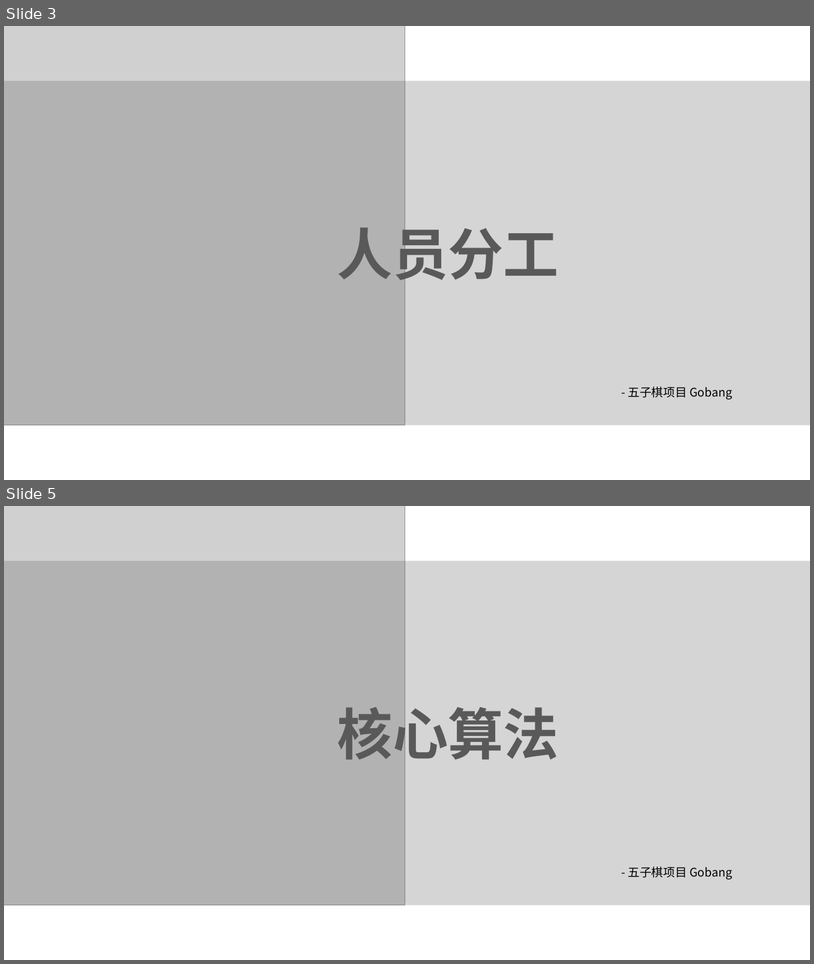
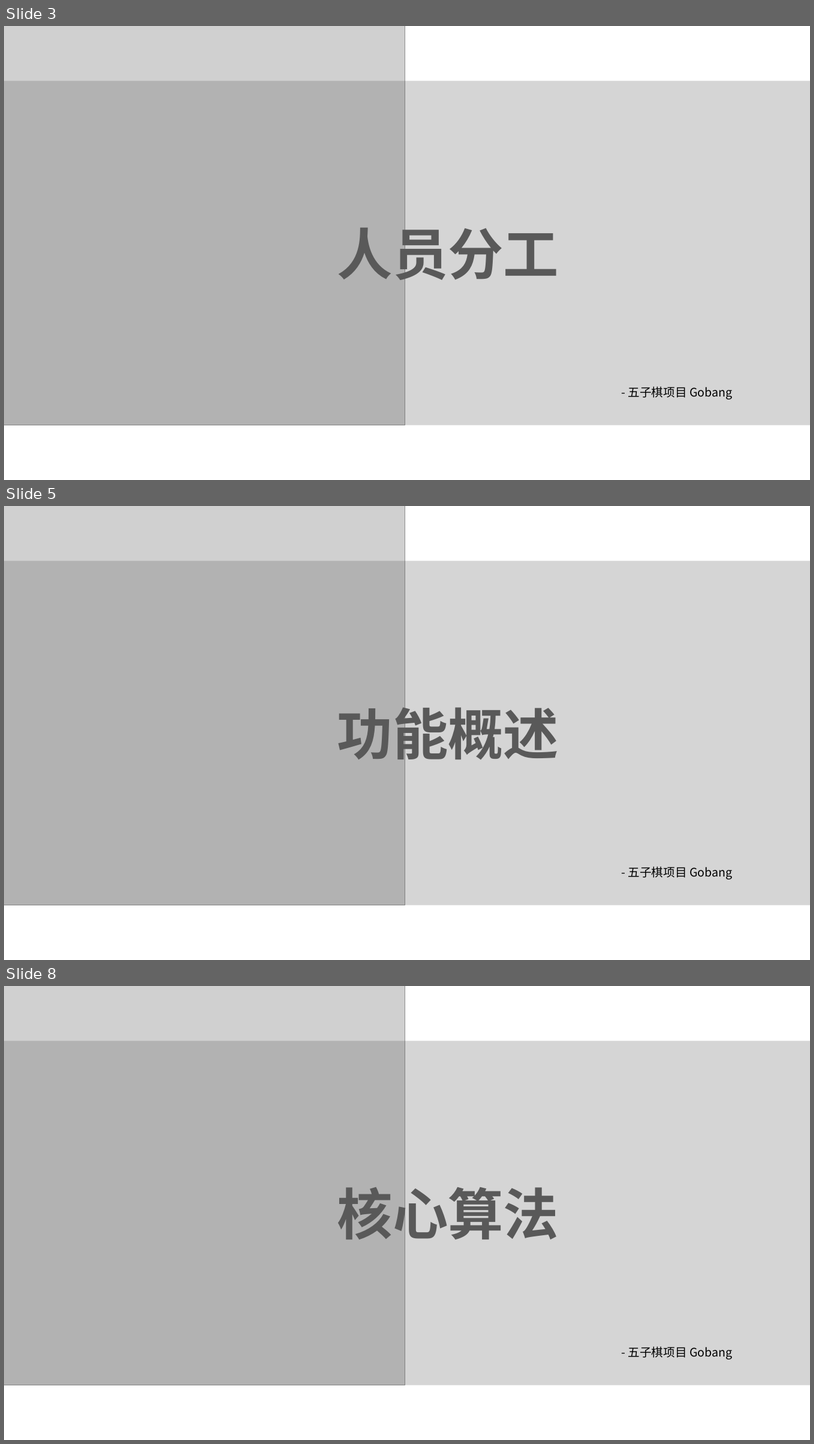
Before and after one commit to IPCHIFUNG/Gobang, a slide deck: doc/五子棋项目演示PPT.pptx. Shown one above the other, each under a label of ours: slides 3 and 5 before the commit, slides 3, 5 and 8 after it; the slides between them are not shown. The pictures are 814x964 and 814x1444 pixels, drawn with LibreOffice and Linux fonts; fonts in the diff are those of the drawing; grey boxes stand for pictures. Boxes give left, top, right and bottom in pixels: in the first picture for what was removed or moved away, otherwise in the second. Text is boxed around its words. In the diff, an @@ line names an element or a change of style, - is before the commit and + after.

Commit message:
功能概述

```diff
--- a/doc/五子棋项目演示PPT.pptx
+++ b/doc/五子棋项目演示PPT.pptx
@@ slide 5 added at [4,506,810,960], background #FFFFFF @@
@@ picture added at [4,506,405,904] @@
@@ rectangle added at [4,561,810,905], fill #595959 at 25% opacity @@
@@ text added at [338,698,560,768], 66 pt, text #595959, bold @@
+功能概述
@@ text added at [629,866,732,879], 14 pt, text #000000 @@
+- 五子棋项目 Gobang
@@ what was slide 5 is now slide 8 @@
```
Also in this commit, not shown: 1 slide changed, 2 other slides added, 1 other file.
